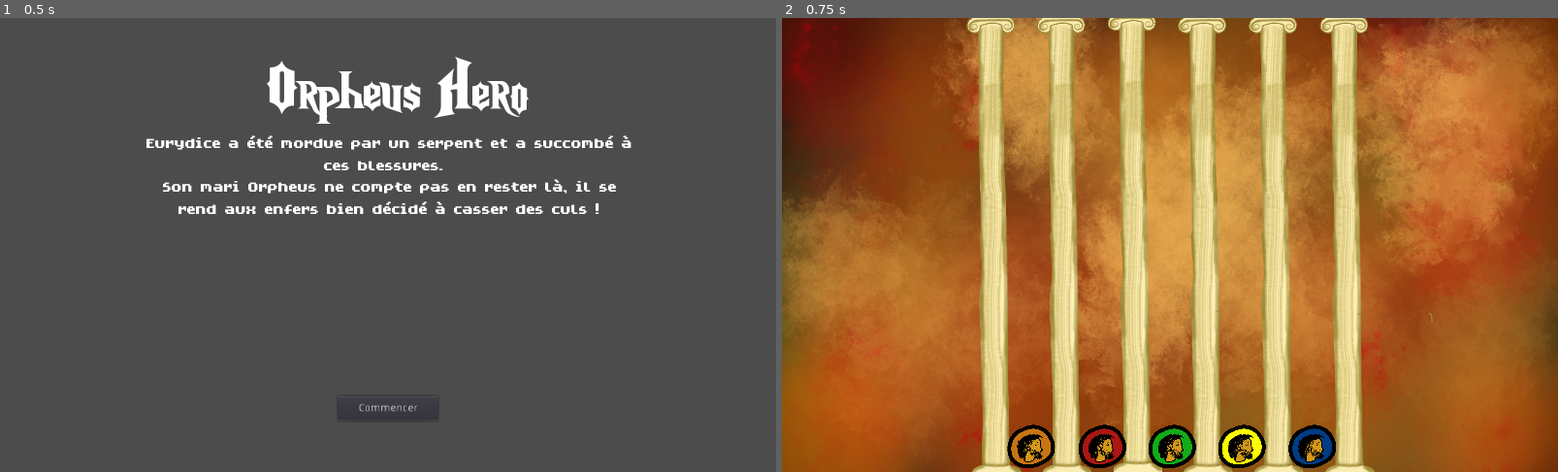
Above: before the commit, frames 1-2 (left to right).
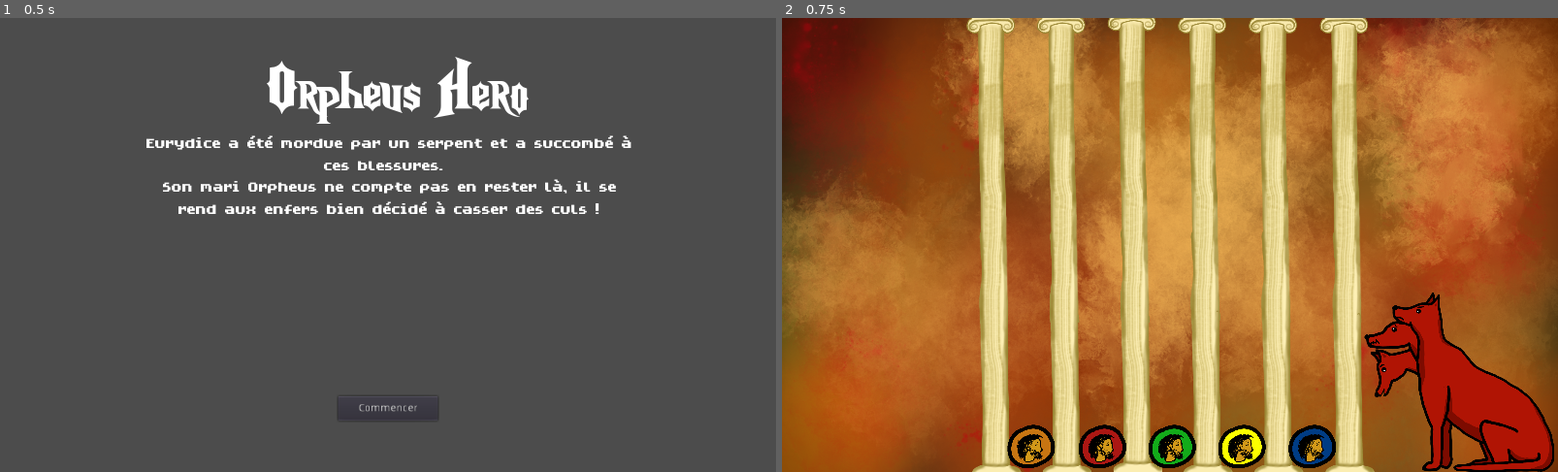
Above: after the commit, the same moments.

Repository: MarianPoirot/OrpheusHero
Game: Godot game, scene res://Scenes/UI/OpeningUI.tscn
Two runs of this game, one before a commit and one after it. Both use one fixed random seed, a clock stepped at 60 frames per second and the inputs below.
Inputs:
- Up to frame 1 (0.5 s): no input
- Up to frame 2 (0.75 s): click "Commencer" at 0.5 s

Frame 1 is identical in both runs. In frame 2, 4.5% of the frame differs, in the area x 75-100%, y 60-100%.

Commit message:
Ajout de Kerberos

Diff:
--- a/Scenes/UI/PlayingUI.tscn
+++ b/Scenes/UI/PlayingUI.tscn
@@ -8,6 +8,7 @@
 [ext_resource path="res://Assets/Sprites/coin-yellow.png" type="Texture" id=6]
 [ext_resource path="res://Assets/Sprites/coin-red.png" type="Texture" id=7]
 [ext_resource path="res://Assets/Sprites/coin-green.png" type="Texture" id=8]
+[ext_resource path="res://Assets/Sprites/cerberus.png" type="Texture" id=9]
 
 [sub_resource type="SpriteFrames" id=1]
 animations = [ {
@@ -49,6 +50,11 @@
 scale = Vector2( 0.533333, 0.555093 )
 texture = ExtResource( 4 )
 
+[node name="Kerberos" type="Sprite" parent="Sprite"]
+position = Vector2( 716.25, 329.675 )
+scale = Vector2( -0.566842, 0.566842 )
+texture = ExtResource( 9 )
+
 [node name="LeftButton" parent="." instance=ExtResource( 2 )]
 position = Vector2( 329, 565 )
 scale = Vector2( 0.132, 0.132 )
Not shown: 1 places in Scenes/UI/PlayingUI.tscn that only renumber resources
